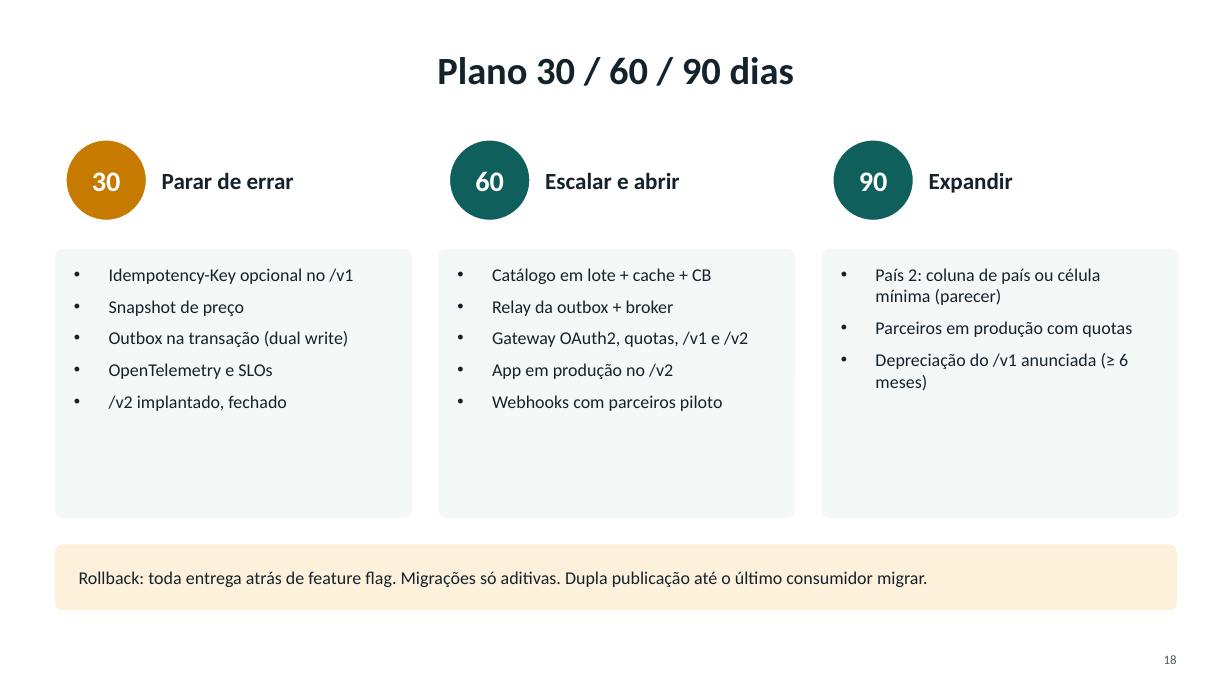
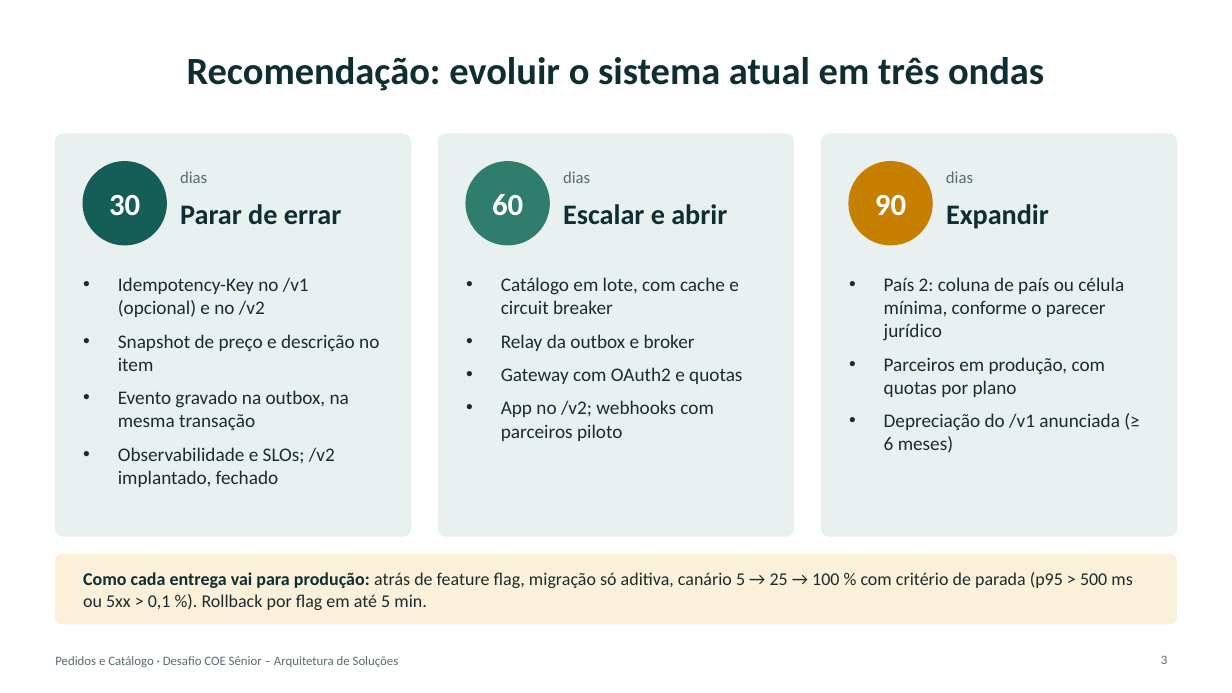
Before and after one commit to Derkoski/pedidos-catalogo, a slide deck: slide 3 of entregaveis/apresentacao.pptx (slide 18 before the commit). Drawn at 1232x693 pixels with LibreOffice and Linux fonts; fonts in the diff are those of the drawing. Boxes give left, top, right and bottom in pixels: in the first picture for what was removed or moved away, otherwise in the second. Text is boxed around its words. In the diff, an @@ line names an element or a change of style, - is before the commit and + after.

Commit message:
Estimativa com infraestrutura e apresentação curta
- Doc 10 e resumo executivo: infraestrutura em ordem de grandeza (preço de
  lista, premissas explícitas) no lugar de "a cotar"
- Salários declarados como estimativa do candidato por cargo; custo real
  depende dos dados da empresa
- Apresentação reduzida para 10 slides; documentação completa em PDF sai do
  repositório (gerada só com FULL=1)
- Uso de IA: registro da fase 8

```diff
--- a/entregaveis/apresentacao.pptx
+++ b/entregaveis/apresentacao.pptx
@@ title at [187,57,1044,91]: text changed; text colour #14232B to #0F2E33 @@
-Plano 30 / 60 / 90 dias
+Recomendação: evoluir o sistema atual em três ondas
@@ rounded rectangle: place and size @@
-rounded rectangle at [55,250,411,518]
+rounded rectangle at [55,134,410,536]
@@ fill #F4F8F7 to #E8F1EF; outline #F4F8F7 1 pt to #E8F1EF 1 pt; proportions changed in 3 elements at [55,134,410,536], [822,134,1177,536], [438,134,793,536] @@
@@ rounded rectangle: place and size @@
-rounded rectangle at [439,250,795,518]
+rounded rectangle at [438,134,793,536]
@@ rounded rectangle: place and size @@
-rounded rectangle at [823,250,1178,518]
+rounded rectangle at [822,134,1177,536]
@@ 2 texts, 2 ellipses: place and size @@
-2 texts, 2 ellipses at [65,139,531,222]
+2 texts, 2 ellipses at [83,162,549,245]
@@ size 22 to 24 pt in 3 elements at [492,194,523,215], [875,194,906,216], [109,194,140,216] @@
@@ ellipse at [83,162,166,245]: fill #C77A00 to #155E57; outline #FFFFFF 3 pt to #155E57 1 pt @@
@@ text added at [180,171,207,183], 13 pt, text #5B6B6F @@
+dias
@@ ellipse at [466,162,549,245]: fill #0F5F5C to #2F7D6D; outline #FFFFFF 3 pt to #2F7D6D 1 pt @@
@@ text added at [563,171,590,183], 13 pt, text #5B6B6F @@
+dias
@@ text "90": place and size @@
-text "90" at [859,172,888,191]
+text "90" at [875,194,906,216]
@@ ellipse: place and size @@
-ellipse at [832,139,915,222]
+ellipse at [849,162,933,245]
@@ ellipse at [849,162,933,245]: fill #0F5F5C to #C77F00; outline #FFFFFF 3 pt to #C77F00 1 pt @@
@@ text added at [946,171,973,183], 13 pt, text #5B6B6F @@
+dias
@@ text "Parar de errar": place and size @@
-text "Parar de errar" at [162,172,294,189]
+text "Parar de errar" at [180,204,342,224]
@@ text "Escalar e abrir": place and size @@
-text "Escalar e abrir" at [545,172,680,189]
+text "Escalar e abrir" at [563,204,727,224]
@@ size 18 to 22 pt, text colour #14232B to #0F2E33; vertical alignment middle to top in 3 elements at [180,204,342,224], [563,204,727,224], [946,204,1049,229] @@
@@ text "Expandir": place and size @@
-text "Expandir" at [929,172,1013,193]
+text "Expandir" at [946,204,1049,229]
@@ text at [118,277,379,487]: text changed; size 14 to 15 pt; text colour #14232B to #1B2B2E @@
-• Idempotency-Key opcional no /v1
-• Snapshot de preço
-• Outbox na transação (dual write)
-• OpenTelemetry e SLOs
-• /v2 implantado, fechado
+• Idempotency-Key no /v1 (opcional) e no /v2
+• Snapshot de preço e descrição no item
+• Evento gravado na outbox, na mesma transação
+• Observabilidade e SLOs; /v2 implantado, fechado
@@ text at [501,277,742,441]: text changed; size 14 to 15 pt; text colour #14232B to #1B2B2E @@
-• Catálogo em lote + cache + CB
-• Relay da outbox + broker
-• Gateway OAuth2, quotas, /v1 e /v2
-• App em produção no /v2
-• Webhooks com parceiros piloto
+• Catálogo em lote, com cache e circuit breaker
+• Relay da outbox e broker
+• Gateway com OAuth2 e quotas
+• App no /v2; webhooks com parceiros piloto
@@ text "País 2: coluna de país ...": place and size @@
-text "País 2: coluna de país ..." at [875,268,1132,391]
+text "País 2: coluna de país ..." at [884,277,1124,453]
@@ text at [884,277,1124,397]: text changed; size 14 to 15 pt; text colour #14232B to #1B2B2E @@
-• País 2: coluna de país ou célula mínima (parecer)
-• Parceiros em produção com quotas
+• País 2: coluna de país ou célula mínima, conforme o parecer jurídico
+• Parceiros em produção, com quotas por plano
@@ text at [884,413,1120,453]: size 14 to 15 pt, text colour #14232B to #1B2B2E in "Depreciação do /v1 anunciada (≥ 6 meses)" @@
@@ rounded rectangle: place and size @@
-rounded rectangle at [55,545,1177,610]
+rounded rectangle at [55,555,1177,624]
@@ rounded rectangle at [55,555,1177,624]: fill #FDF1DC to #FBF0DA; outline #FDF1DC 1 pt to #FBF0DA 1 pt; proportions changed @@
@@ text at [83,572,1132,610]: text changed; text colour #14232B to #1B2B2E @@
-Rollback: toda entrega atrás de feature flag. Migrações só aditivas. Dupla publicação até o último consumidor migrar.
+Como cada entrega vai para produção: atrás de feature flag, migração só aditiva, canário 5 → 25 → 100 % com critério de parada (p95 > 500 ms ou 5xx > 0,1 %). Rollback por flag em até 5 min.
@@ text added at [55,656,399,667], 10 pt, text #5B6B6F @@
+Pedidos e Catálogo · Desafio COE Sênior – Arquitetura de Soluções
@@ page number added at [1161,655,1167,664], 10 pt, text #5B6B6F @@
+3
@@ page number removed at [1164,655,1177,664] @@
-18
```
Also in this commit, not shown: 5 other slides changed, 4 slides added, 17 slides removed, 11 other files.
